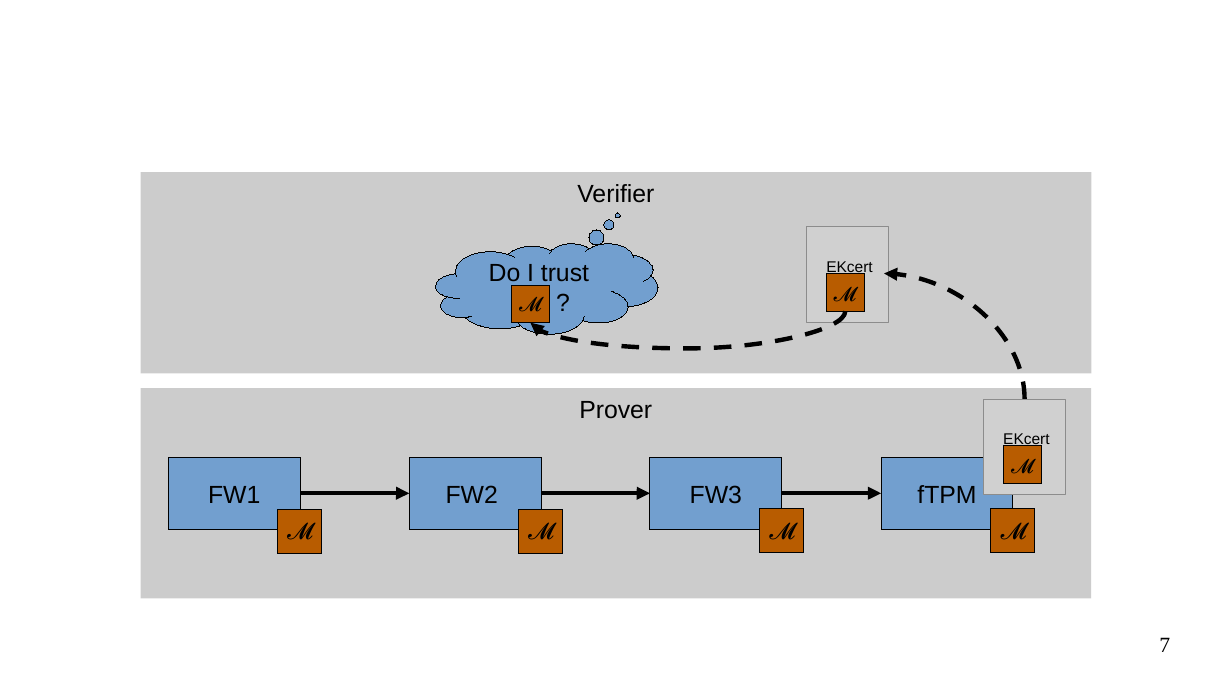
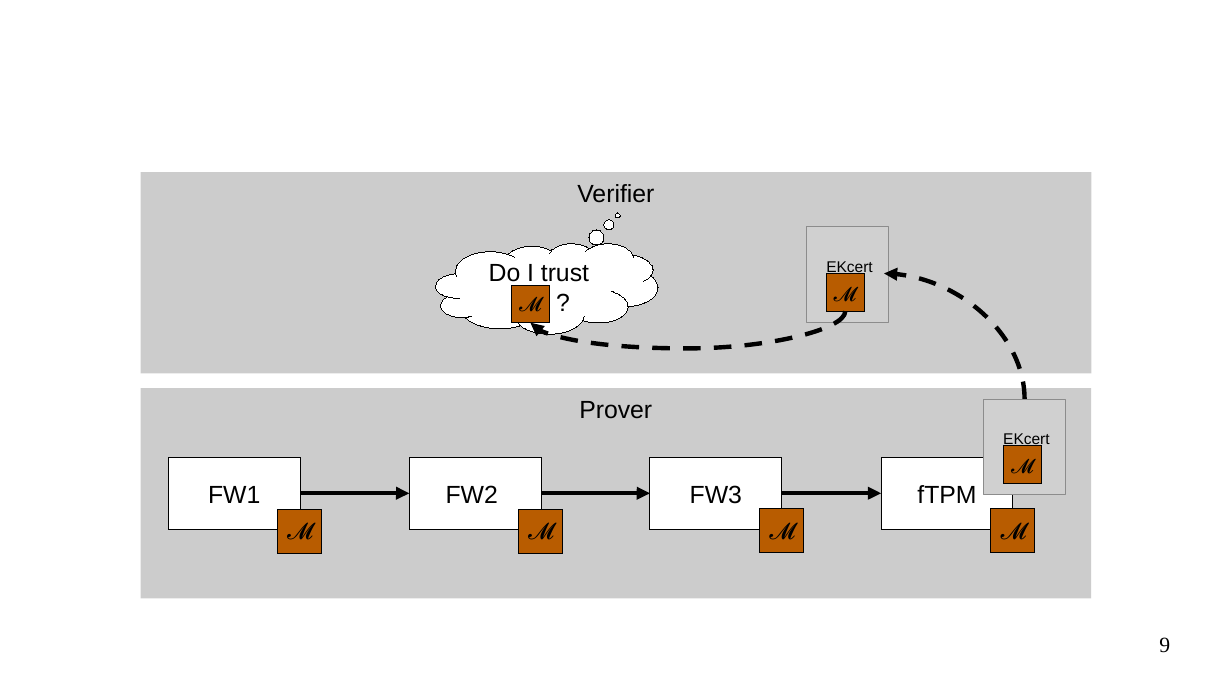
Before and after one commit to akorb/master-thesis, a slide deck: slide 9 of presentation.odp (slide 7 before the commit). Drawn at 1232x693 pixels with LibreOffice and Linux fonts; fonts in the diff are those of the drawing; grey boxes stand for pictures. Boxes give left, top, right and bottom in pixels: in the first picture for what was removed or moved away, otherwise in the second. Text is boxed around its words. In the diff, an @@ line names an element or a change of style, - is before the commit and + after.

```diff
--- a/presentation.odp
+++ b/presentation.odp
@@ fill #729FCF to #FFFFFF in 5 elements at (436,244,658,334), (169,457,301,530), (409,457,541,530), (651,457,783,530), (881,457,1013,530) @@
@@ page number at (1159,637,1170,653): text changed @@
-7
+9
```
Also in this commit, not shown: 2 slides added, 10 other files.
